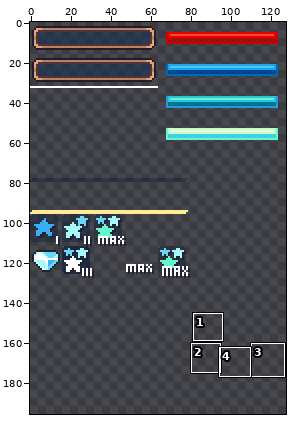
Two versions of one pixel-art file, Platformer/Content/hud.aseprite. Above: a wide view before the commit, with the close-up outlined.
Close-up. Before:
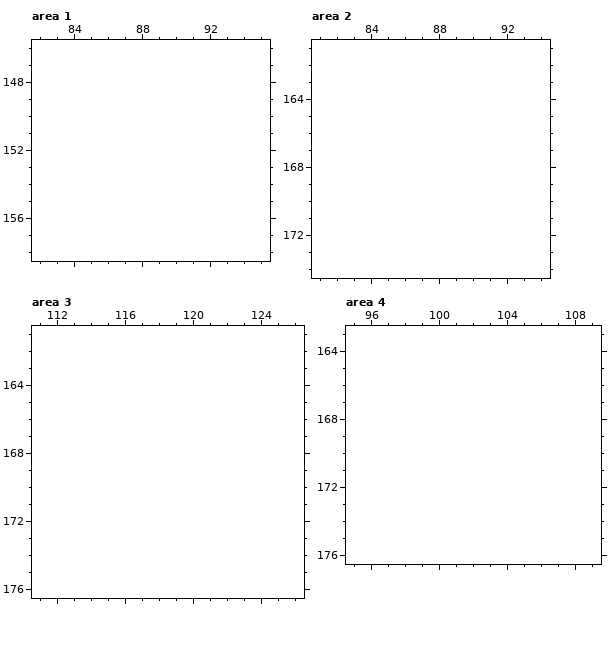
128x128 pixels, 1 frame. Shown: area 1: x 82..95, y 146..158; area 2: x 81..94, y 161..174; area 3: x 111..126, y 161..176; area 4: x 95..109, y 163..176. The old version is drawn lined up with the new one, on the new canvas. The wide view leaves out empty margins. The commit also changed other parts of the picture, which this record leaves out.
The result:
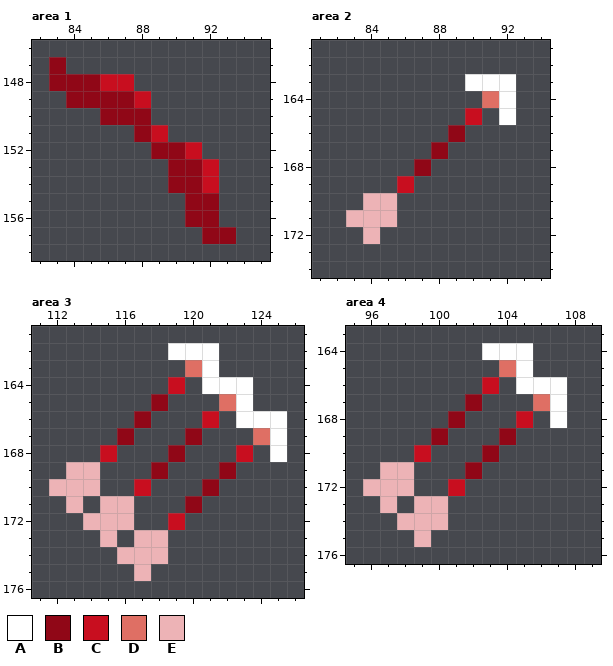
Palette (. is transparent): A #ffffff  B #900717  C #c80e1f  D #df6f64  E #edb3b6
From old to new:
canvas 128x128 -> 128x256
Area 1:
Colour B is added in row 147 at x 83; in row 148 at x 83 to 85; in row 149 at x 84 to 87; in row 150 at x 86 to 88; in row 151 at x 88; in row 152 at x 89 to 90.
Colour B is added in rows 153 to 154 at x 90 to 91; in rows 155 to 156 at x 91 to 92; in row 157 at x 92 to 93.
Colour C is added in row 148 at x 86 to 87; in row 149 at x 88; in row 151 at x 89; in row 152 at x 91; in rows 153 to 154 at x 92.
Area 2:
Colour A is added in row 163 at x 90 to 92; in rows 164 to 165 at x 92.
Colour B is added in row 166 at x 89; in row 167 at x 88; in row 168 at x 87.
Colour C is added in row 165 at x 90; in row 169 at x 86.
Colour D is added in row 164 at x 91.
Colour E is added in row 170 at x 84 to 85; in row 171 at x 83 to 85; in row 172 at x 84.
Area 3:
Colour A is added in row 162 at x 119 to 121; in row 163 at x 121; in row 164 at x 121 to 123; in row 165 at x 123; in row 166 at x 123 to 125; in rows 167 to 168 at x 125.
Colour B is added in row 165 at x 118; in row 166 at x 117; in row 167 at x 116 and 120; in row 168 at x 119; in row 169 at x 118 and 122; in row 170 at x 121.
Colour B is added in row 171 at x 120.
Colour C is added in row 164 at x 119; in row 166 at x 121; in row 168 at x 115 and 123; in row 170 at x 117; in row 172 at x 119.
Colour D is added in row 163 at x 120; in row 165 at x 122; in row 167 at x 124.
Colour E is added in row 169 at x 113 to 114; in row 170 at x 112 to 114; in row 171 at x 113 and 115 to 116; in row 172 at x 114 to 116; in row 173 at x 115 and 117 to 118; in row 174 at x 116 to 118.
Colour E is added in row 175 at x 117.
Area 4:
Colour A is added in row 164 at x 103 to 105; in row 165 at x 105; in row 166 at x 105 to 107; in rows 167 to 168 at x 107.
Colour B is added in row 167 at x 102; in row 168 at x 101; in row 169 at x 100 and 104; in row 170 at x 103; in row 171 at x 102.
Colour C is added in row 166 at x 103; in row 168 at x 105; in row 170 at x 99; in row 172 at x 101.
Colour D is added in row 165 at x 104; in row 167 at x 106.
Colour E is added in row 171 at x 97 to 98; in row 172 at x 96 to 98; in row 173 at x 97 and 99 to 100; in row 174 at x 98 to 100; in row 175 at x 99.
Boxes around the changes in both close-ups, in picture pixels (x1, y1, x2, y2):
added: (49, 57, 236, 244)
added: (346, 74, 516, 244)
added: (49, 343, 287, 581)
added: (363, 343, 567, 547)
